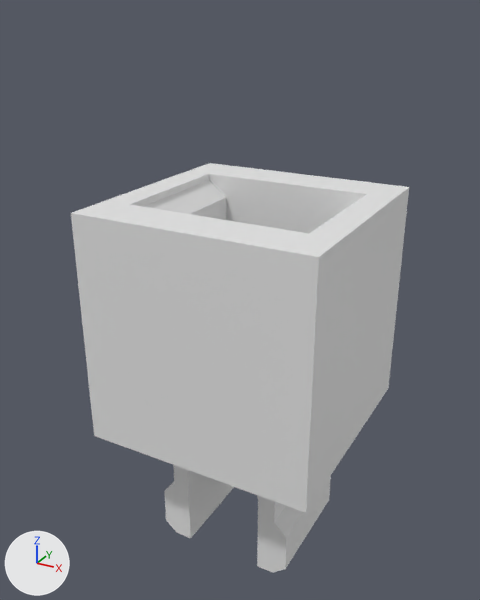
An edit to the Blender file blender/clip.blend, drawn before and after from the same camera.
One viewpoint serves both versions: a 50 mm camera at (12.2, -23.1, 17.0) aimed at (-0.5, 0.0, 5.5). The lights are fixed; the arrows at lower left show +X, +Y and +Z.

Names of what the first picture shows: 'clip', 'clip_holder_top_main'.
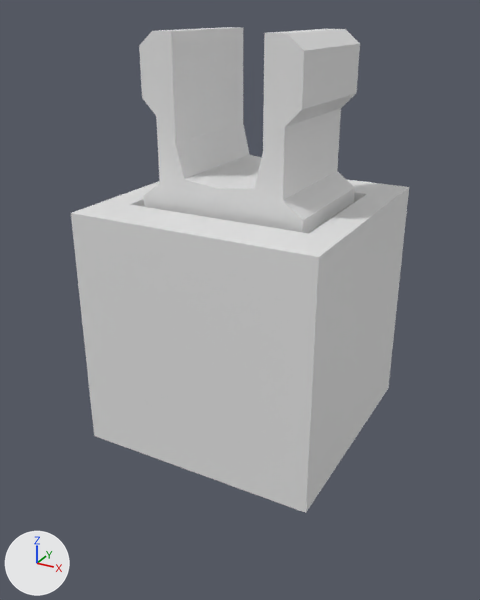
Changed parts and their boxes [x1, y1, x2, y2] in the pictures (480 x 600 px):
'clip', moved
    before: [164, 465, 331, 573]
    after: [139, 27, 360, 233]

What the commit changed:
Object 'clip' (ob_clip) moves from (0.0, -1.3, 0.0) to (0.0, -1.3, 10.0).
